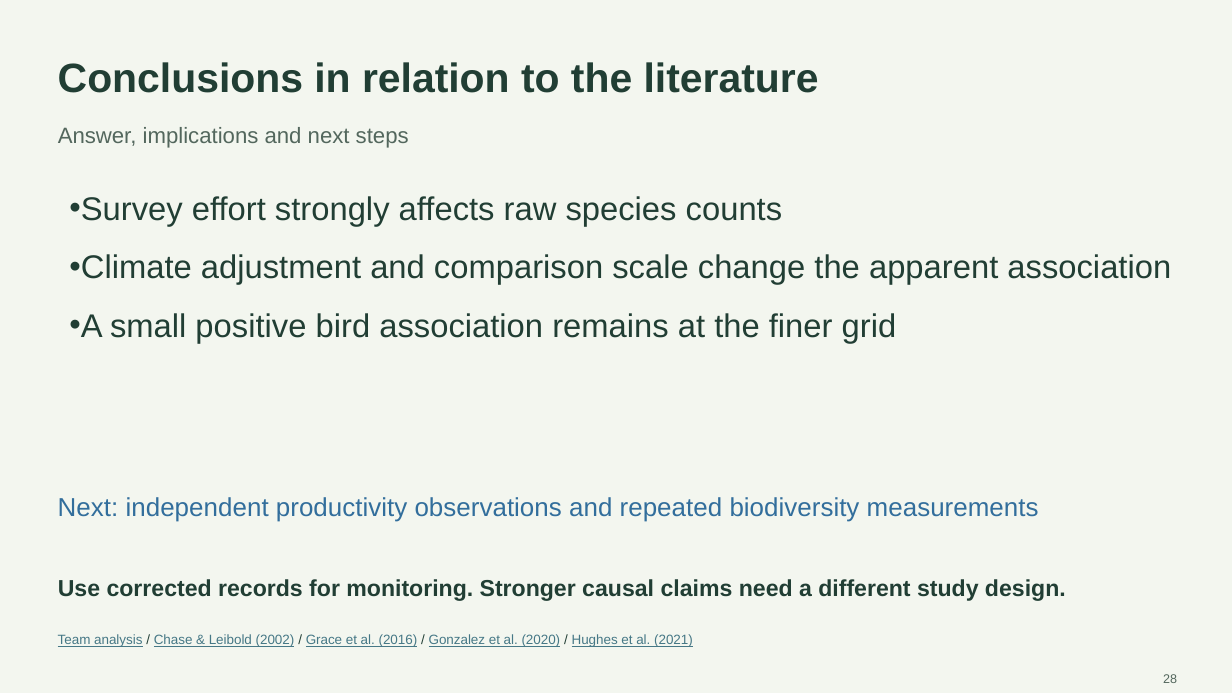
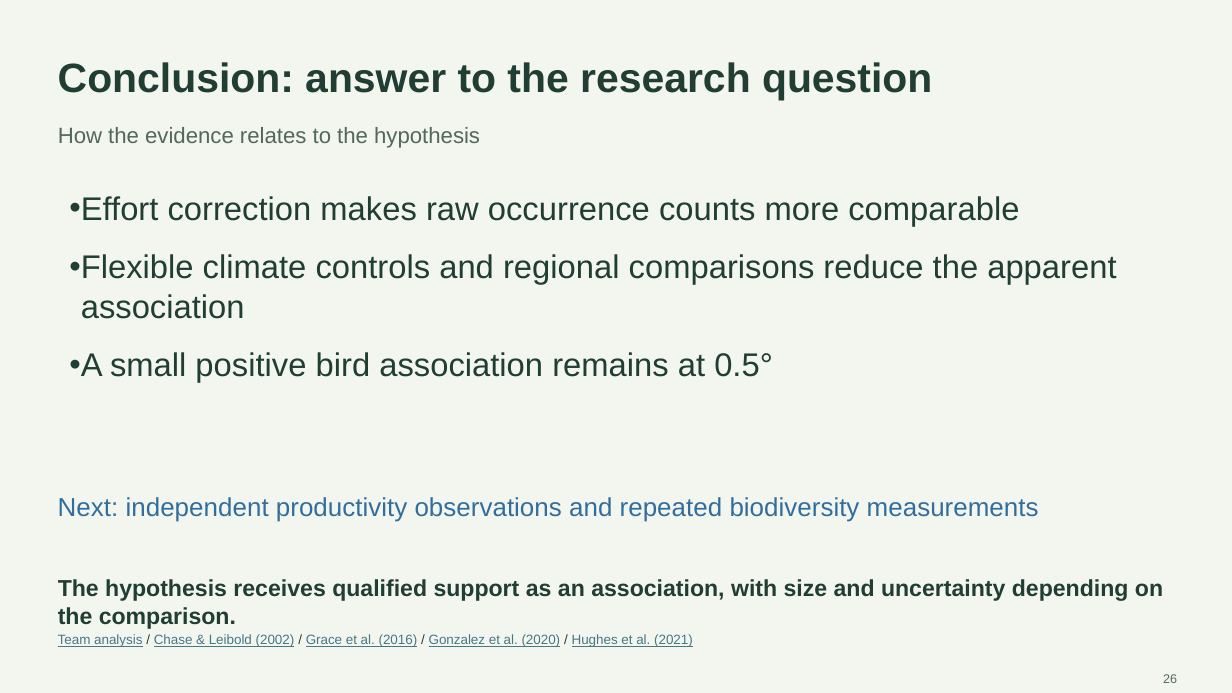
Before and after one commit to Devansh061105/Course-Project-EVST, a slide deck: slide 26 of presentation/final/Final_Evaluation_Biodiversity_Productivity.pptx (slide 28 before the commit). Drawn at 1232x693 pixels with LibreOffice and Linux fonts; fonts in the diff are those of the drawing. Boxes give left, top, right and bottom in pixels: in the first picture for what was removed or moved away, otherwise in the second. Text is boxed around its words. In the diff, an @@ line names an element or a change of style, - is before the commit and + after.

```diff
--- a/presentation/final/Final_Evaluation_Biodiversity_Productivity.pptx
+++ b/presentation/final/Final_Evaluation_Biodiversity_Productivity.pptx
@@ text at [58,62,932,101]: text changed @@
-Conclusions in relation to the literature
+Conclusion: answer to the research question
@@ text at [58,127,480,148]: text changed @@
-Answer, implications and next steps
+How the evidence relates to the hypothesis
@@ text at [69,196,1116,383]: text changed @@
-• Survey effort strongly affects raw species counts
-• Climate adjustment and comparison scale change the apparent association
-• A small positive bird association remains at the finer grid
+• Effort correction makes raw occurrence counts more comparable
+• Flexible climate controls and regional comparisons reduce the apparent association
+• A small positive bird association remains at 0.5°
@@ text at [58,579,1163,629]: text changed @@
-Use corrected records for monitoring. Stronger causal claims need a different study design.
+The hypothesis receives qualified support as an association, with size and uncertainty depending on the comparison.
```
Also in this commit, not shown: 29 other slides changed, 9 slides added, 5 slides removed, 6 other files.
